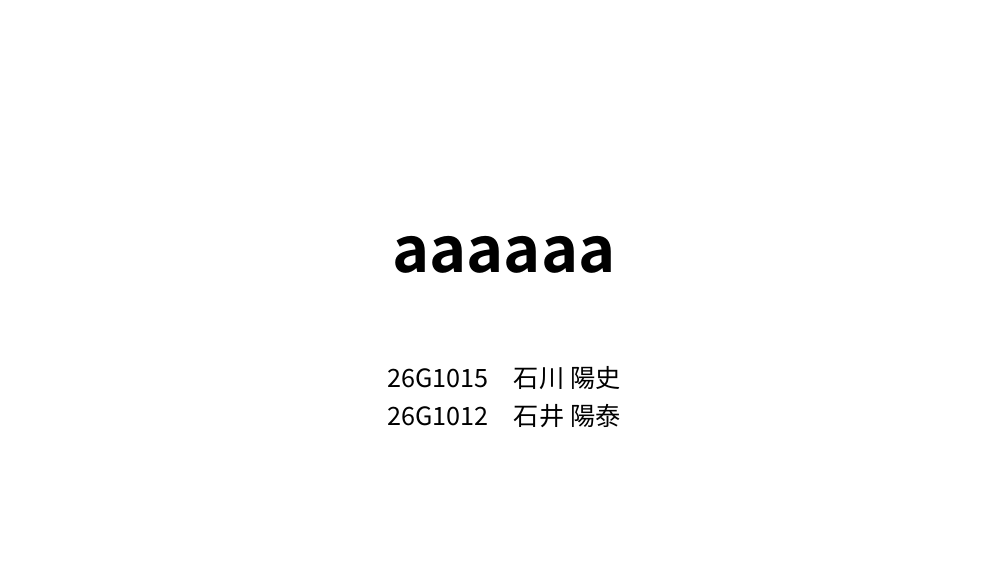
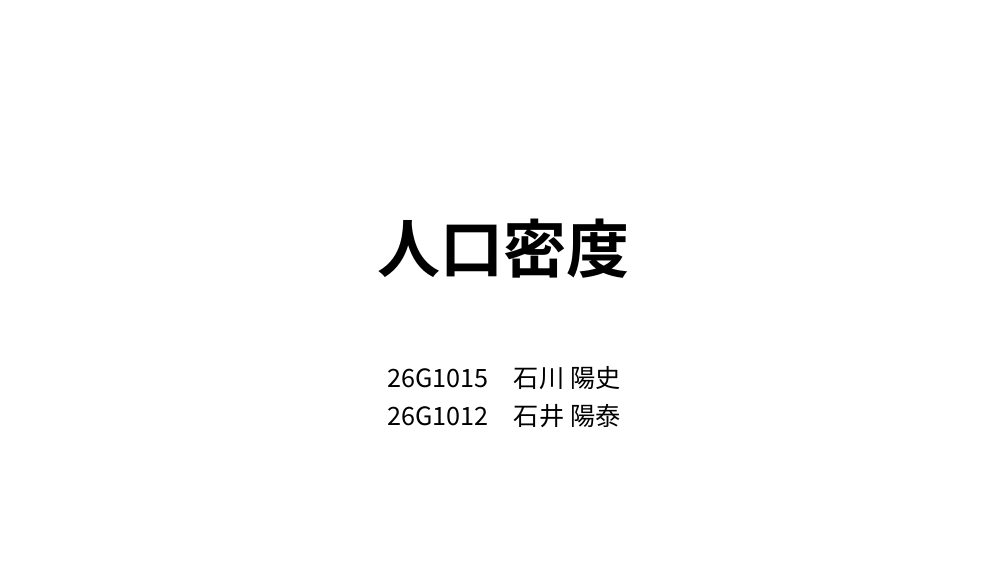
Before and after one commit to IY-del/univ, a slide deck: slide 1 of プレゼンテーション.pptx. Drawn at 1008x567 pixels with LibreOffice and Linux fonts; fonts in the diff are those of the drawing. Boxes give left, top, right and bottom in pixels: in the first picture for what was removed or moved away, otherwise in the second. Text is boxed around its words. In the diff, an @@ line names an element or a change of style, - is before the commit and + after.

Commit message:
pptx edit (moved to onedrive)

```diff
--- a/プレゼンテーション.pptx
+++ b/プレゼンテーション.pptx
@@ title at box(378, 218, 630, 278): text changed @@
-aaaaaa
+人口密度
```
